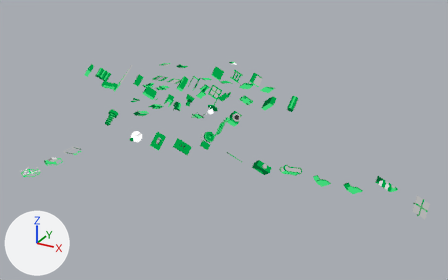
A saved change to the Blender file src/bonsai/blenderbim_icons.blend.
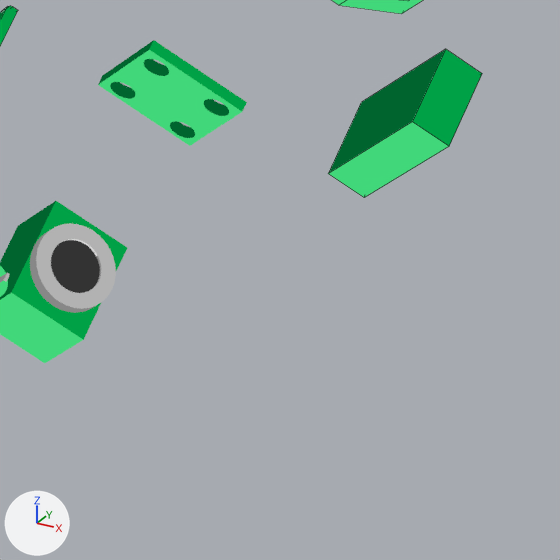
The first picture shows the older version from a 50 mm camera at (33.9, -60.0, 21.8) aimed at (8.1, -13.2, -1.7). The close-ups show both versions on the part from 51% to 63% of the width and 33% to 52% of the height of that picture; other places that the commit changed are outside them. The axes (+X, +Y, +Z) are drawn at lower left. The lights are the same throughout. The close-ups show mesh edges as thin lines.

Script lines for the objects in view, before the commit:
```python
ob_ops_authoring_plate = bpy.data.objects.new('ops.authoring.plate', me_circle_041)
ob_ops_authoring_plate.location = (7.5, -7.5, 0.0)
ob_plate = bpy.data.objects.new('Plate', me_15_1243_007)
ob_plate.parent = ob_ops_authoring_plate
ob_plate.location = (7.5, -7.5, 0.366)
ob_plate.rotation_euler = (-0.785, -0.615, -0.524)  # degrees (-45, -35, -30)
ob_plate.scale = (11.2, 1.12, 4.37)
ob_wm = bpy.data.objects.new('wm', me_15_1243_005)
ob_wm.parent = ob_ops_authoring_electricappliance
ob_wm.location = (7.298, -12.52, 0.0107)
ob_wm.rotation_euler = (-0.785, -0.615, -0.524)  # degrees (-45, -35, -30)
ob_wm.scale = (0.927, 0.927, 0.927)
# also in view: 'Footing' at (10.0, -7.5, 0.5); 'Plane.001' at (7.5, -2.5, 0.0)
```
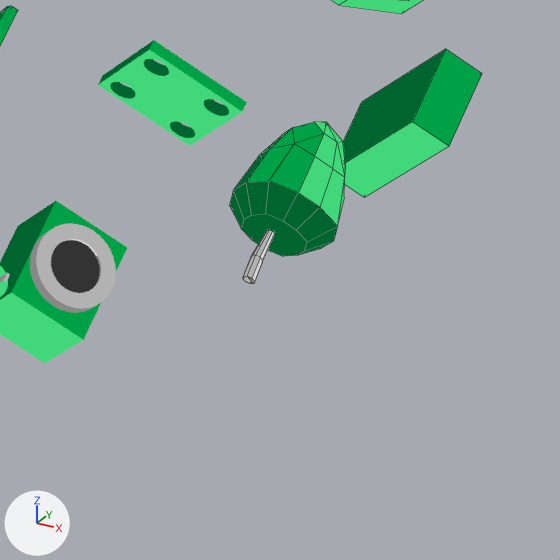
Scene script edits in JSON lines:
```json
{"op": "add", "block": "me_15_5666", "code": ["me_15_5666 = bpy.data.meshes.new('15/5666')", "me_15_5666.from_pydata(...)  # 73 vertices, 79 faces; spans x -2.68..2.75, y -2.5..2.93, z 0.0..10.0", "# faces by material slot: [29, 23, 6, 2, 17, 2]", "me_15_5666.materials.append(mat_green_light)", "me_15_5666.materials.append(mat_green_dark)", "me_15_5666.materials.append(mat_green_mid)", "me_15_5666.materials.append(mat_theme_mesh_add_dark)", "me_15_5666.materials.append(mat_theme_mesh_add_mid)", "me_15_5666.materials.append(mat_theme_mesh_add_light)"]}
{"op": "add", "block": "ob_tree", "code": ["ob_tree = bpy.data.objects.new('tree', me_15_5666)", "ob_tree.parent = ob_ops_authoring_geographicelement", "ob_tree.matrix_parent_inverse = Matrix(((1.0, 0.0, 0.0, -10.0), (0.0, 1.0, 0.0, 9.984), (0.0, 0.0, 1.0, 0.0), (0.0, 0.0, 0.0, 1.0)))", "ob_tree.location = (9.943, -10.73, 0.0)", "ob_tree.rotation_euler = (-0.785, -0.615, -0.524)  # degrees (-45, -35, -30)", "ob_tree.scale = (0.187, 0.187, 0.187)"]}
{"op": "add", "block": "ob_ops_authoring_geographicelement", "code": ["ob_ops_authoring_geographicelement = bpy.data.objects.new('ops.authoring.geographicelement', me_circle_041.copy())  # the mesh of ob_ops_authoring_plate", "ob_ops_authoring_geographicelement.location = (10.0, -9.984, 0.0)"]}
```

What differs and where, as boxes [x1, y1, x2, y2] in the close-ups (560 x 560 px):
```json
{"object": "tree", "change": "added", "after": [230, 122, 345, 284], "faces in mat_green_dark": [230, 129, 338, 256], "faces in mat_green_mid": [246, 122, 324, 193], "faces in mat_green_light": [299, 122, 345, 226], "faces in mat_theme_mesh_add_mid": [243, 231, 272, 284], "faces in mat_theme_mesh_add_light": [252, 232, 274, 281]}
```
